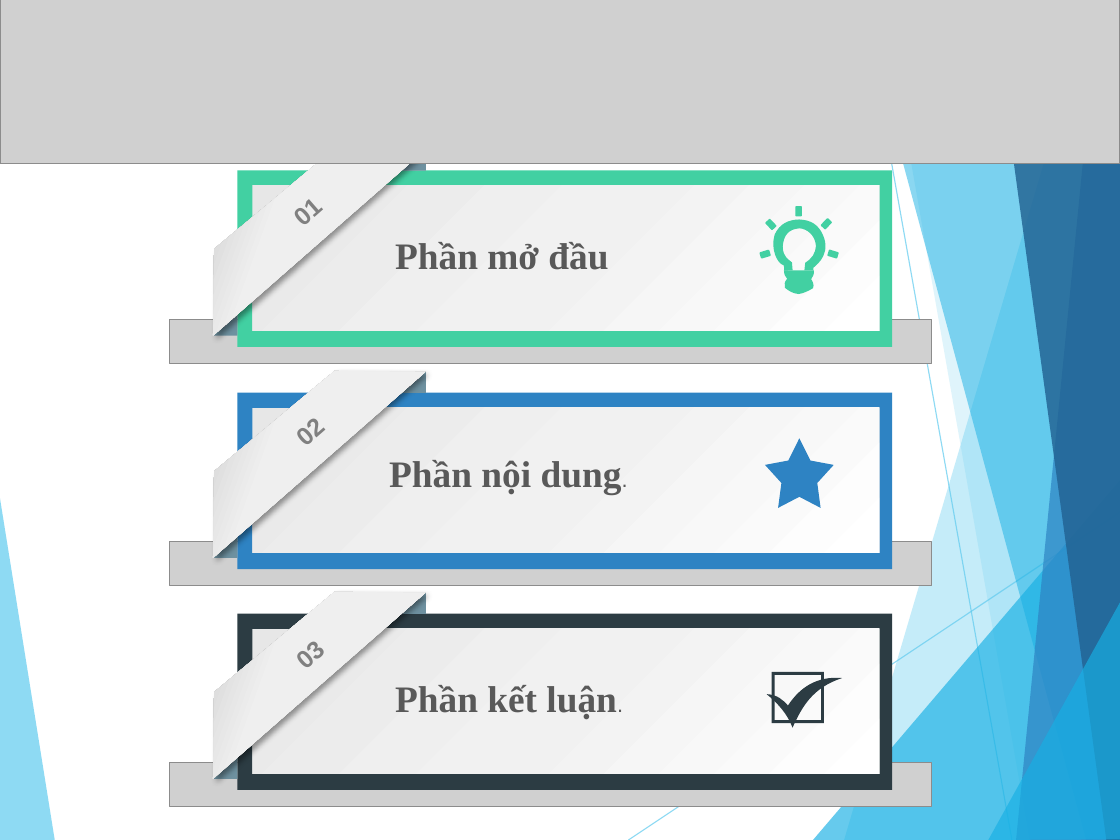
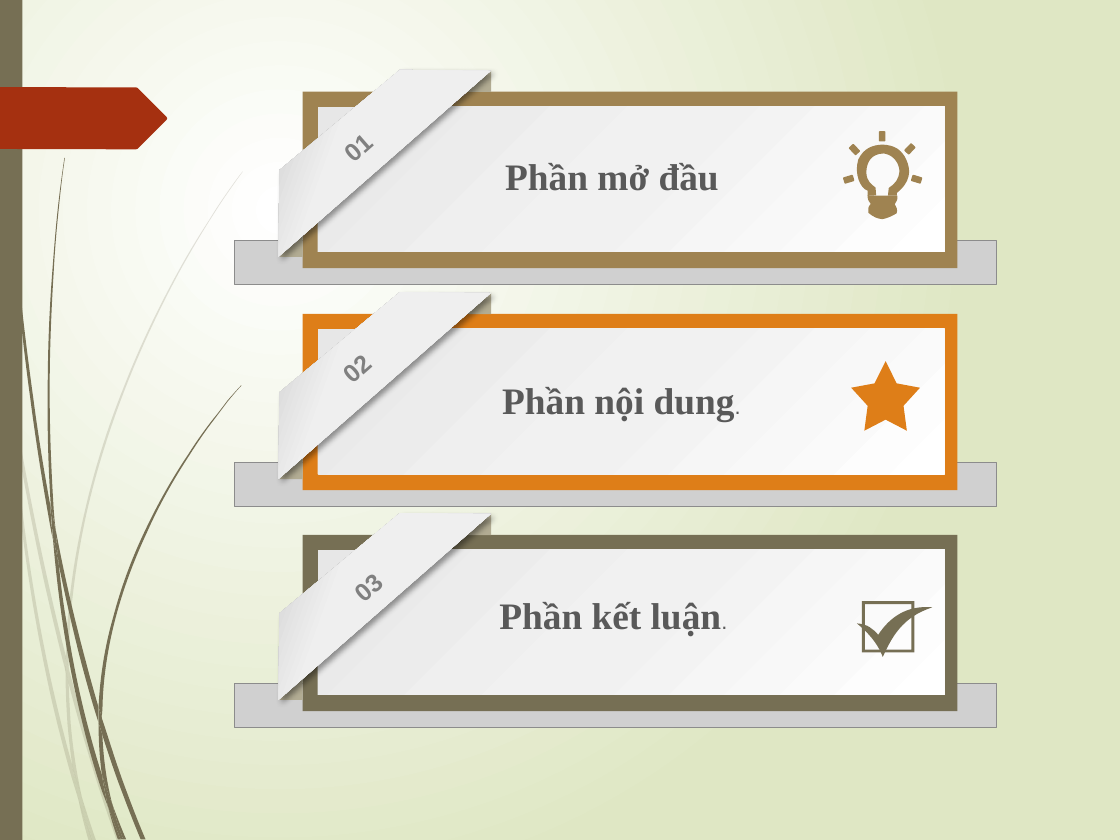
Before and after one commit to NguyenThanhNhuJS99/ThapHaNoi, a slide deck: slide 2 of BaoCaoDoAn.pptx. Drawn at 1120x840 pixels with LibreOffice and Linux fonts; fonts in the diff are those of the drawing; grey boxes stand for pictures. Boxes give left, top, right and bottom in pixels: in the first picture for what was removed or moved away, otherwise in the second. Text is boxed around its words. In the diff, an @@ line names an element or a change of style, - is before the commit and + after.

```diff
--- a/BaoCaoDoAn.pptx
+++ b/BaoCaoDoAn.pptx
@@ background #FFFFFF to gradient #FFFFFF to #DFE8C4 @@
@@ picture removed at (x1=0, y1=0, x2=1120, y2=164) @@
@@ rectangle added at (x1=0, y1=0, x2=22, y2=840), fill #766F54 @@
@@ text "01" moved from (x1=303, y1=199, x2=324, y2=224) to (x1=354, y1=135, x2=375, y2=160) @@
@@ freeform shape added at (x1=0, y1=87, x2=167, y2=150), fill #A53010 @@
@@ text "Phần mở đầu" moved from (x1=395, y1=242, x2=608, y2=270) to (x1=505, y1=163, x2=719, y2=191) @@
@@ fill #42D0A2 to #9F8351 in 8 elements at (x1=302, y1=92, x2=958, y2=268), (x1=904, y1=142, x2=915, y2=154), (x1=910, y1=174, x2=922, y2=183), (x1=868, y1=196, x2=898, y2=220), (x1=879, y1=131, x2=886, y2=141), (x1=849, y1=144, x2=860, y2=155), (x1=843, y1=174, x2=855, y2=183), (x1=857, y1=144, x2=909, y2=196) @@
@@ 6 rectangles, 6 right triangles, 3 pictures, 3 freeform shapes moved together from (x1=169, y1=104, x2=932, y2=806) to (x1=234, y1=24, x2=997, y2=727) @@
@@ fill #6E91A0 to #B2AC93 in 6 elements at (x1=467, y1=71, x2=492, y2=92), (x1=467, y1=514, x2=492, y2=535), (x1=279, y1=458, x2=304, y2=479), (x1=279, y1=679, x2=304, y2=700), (x1=467, y1=292, x2=492, y2=314), (x1=279, y1=235, x2=304, y2=256) @@
@@ text "02" moved from (x1=306, y1=419, x2=327, y2=444) to (x1=352, y1=356, x2=373, y2=381) @@
@@ rectangle at (x1=302, y1=314, x2=958, y2=489): fill #2E83C3 to #DE7E18 @@
@@ text "Phần nội dung." moved from (x1=389, y1=460, x2=622, y2=495) to (x1=502, y1=387, x2=735, y2=421) @@
@@ star at (x1=851, y1=361, x2=920, y2=430): fill #2E83C3 to #DE7E18 @@
@@ 5 rounded rectangles, 2 freeform shapes, 1 star moved together from (x1=759, y1=206, x2=839, y2=507) to (x1=843, y1=131, x2=922, y2=430) @@
@@ text "03" moved from (x1=306, y1=642, x2=327, y2=667) to (x1=364, y1=575, x2=385, y2=600) @@
@@ freeform shape resized from (x1=0, y1=492, x2=55, y2=840) to (x1=53, y1=534, x2=109, y2=809) @@
@@ freeform shape at (x1=53, y1=534, x2=109, y2=809): fill #5FCBEF at 70% opacity to #766F54 @@
@@ text "Phần kết luận." moved from (x1=395, y1=685, x2=617, y2=719) to (x1=499, y1=602, x2=722, y2=636) @@
@@ group removed at (x1=628, y1=0, x2=1120, y2=840): 7 freeform shapes, 2 lines @@
@@ fill #2C3C43 to #766F54 in 3 elements at (x1=302, y1=535, x2=958, y2=711), (x1=862, y1=601, x2=915, y2=653), (x1=857, y1=607, x2=933, y2=657) @@
@@ freeform shape moved from (x1=766, y1=678, x2=842, y2=728) to (x1=857, y1=607, x2=933, y2=657) @@
@@ frame moved from (x1=772, y1=672, x2=824, y2=724) to (x1=862, y1=601, x2=915, y2=653) @@
@@ group added at (x1=0, y1=171, x2=243, y2=840): 10 freeform shapes @@
@@ group added at (x1=2, y1=0, x2=242, y2=840): 11 freeform shapes @@
```
Also in this commit, not shown: 9 other slides changed, 3 slides added, 3 slides removed, 1 other file.
